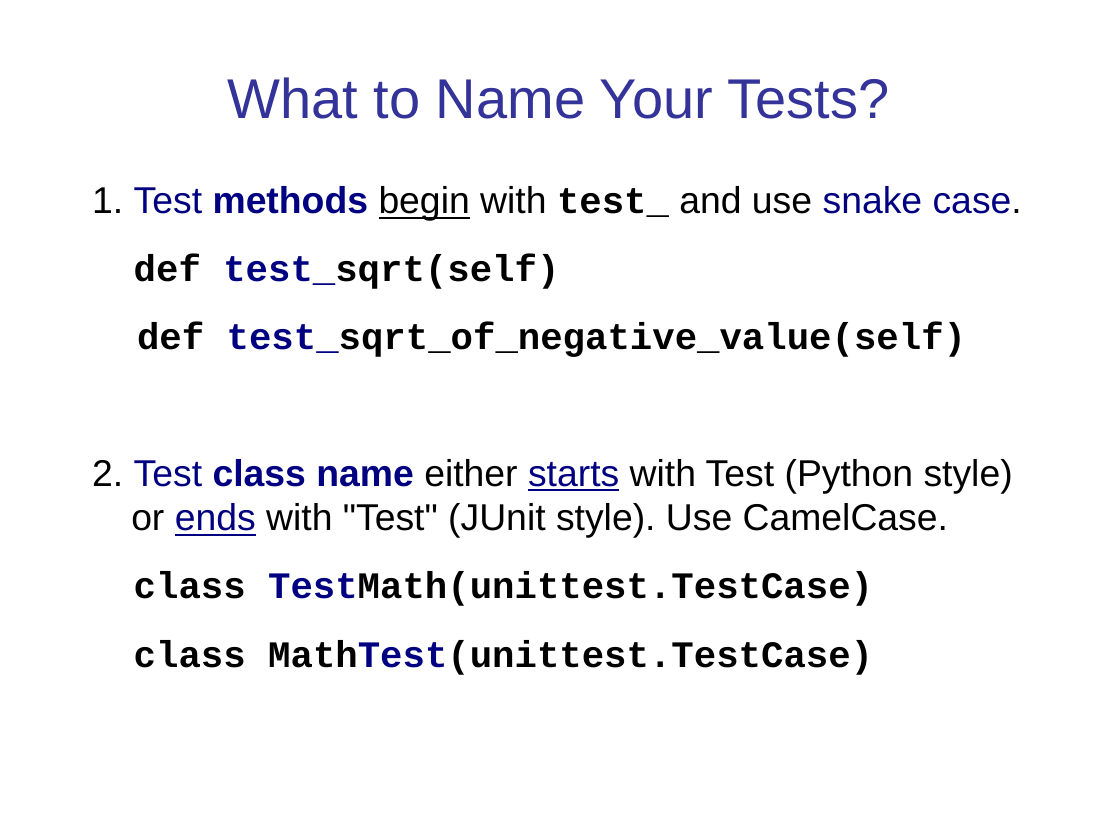
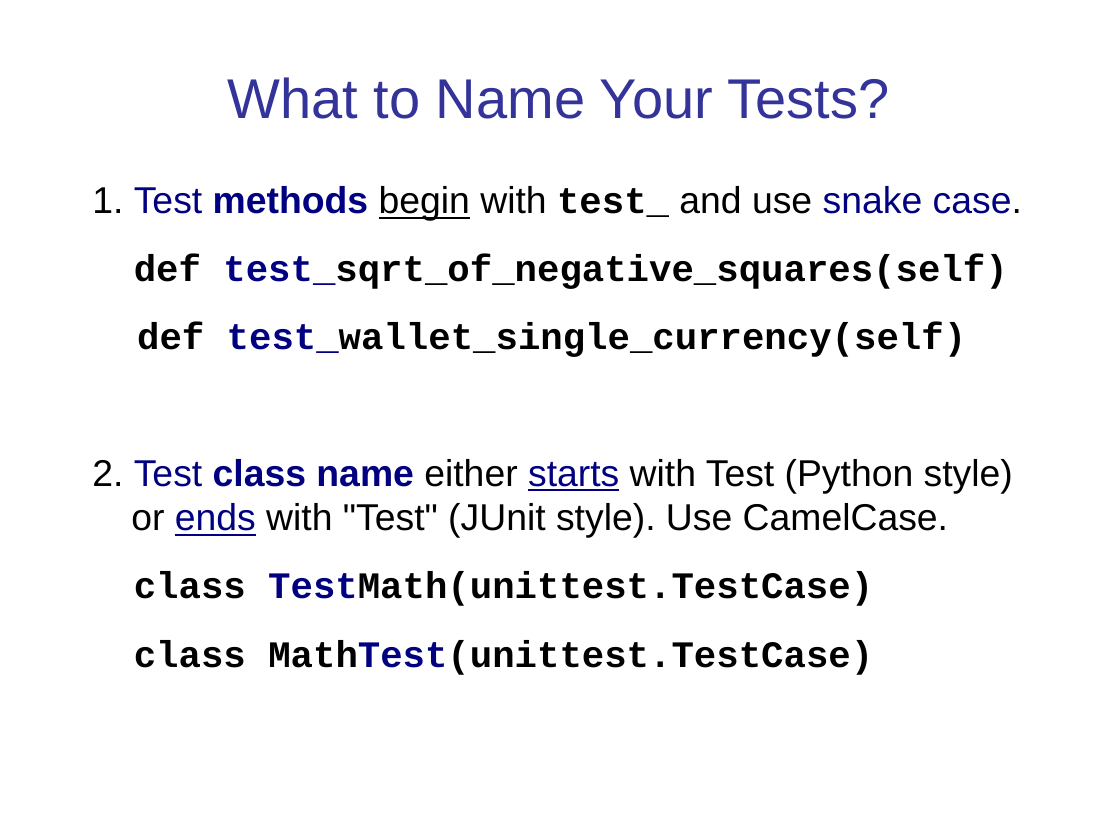
Before and after one commit to cpske/ISP, a slide deck: slide 28 of testing/Python-Unit-Testing.pptx. Drawn at 1120x840 pixels with LibreOffice and Linux fonts; fonts in the diff are those of the drawing. Boxes give left, top, right and bottom in pixels: in the first picture for what was removed or moved away, otherwise in the second. Text is boxed around its words. In the diff, an @@ line names an element or a change of style, - is before the commit and + after.

```diff
--- a/testing/Python-Unit-Testing.pptx
+++ b/testing/Python-Unit-Testing.pptx
@@ text at (134, 255, 1007, 357): text changed @@
-def test_sqrt(self)
-def test_sqrt_of_negative_value(self)
+def test_sqrt_of_negative_squares(self)
+def test_wallet_single_currency(self)
```
Also in this commit, not shown: 13 other slides changed, 3 slides added, 2 slides removed, 25 other files.
